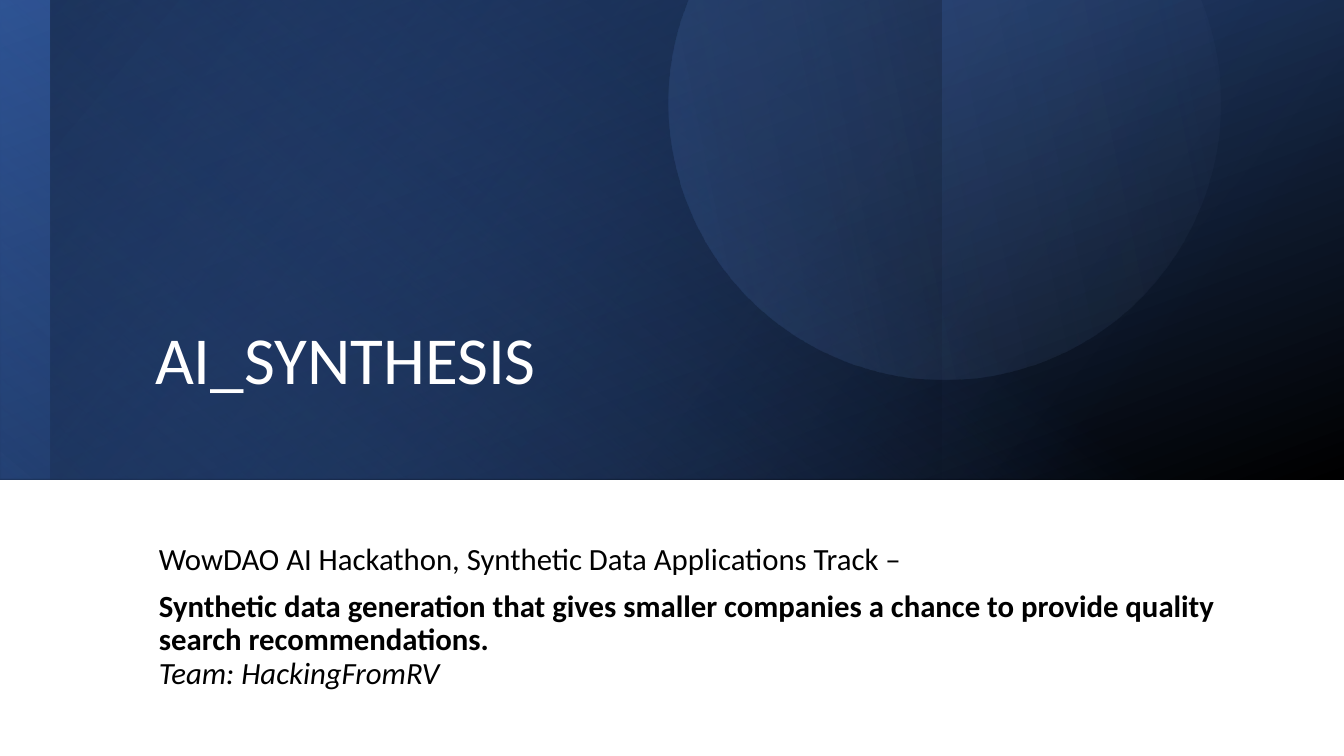
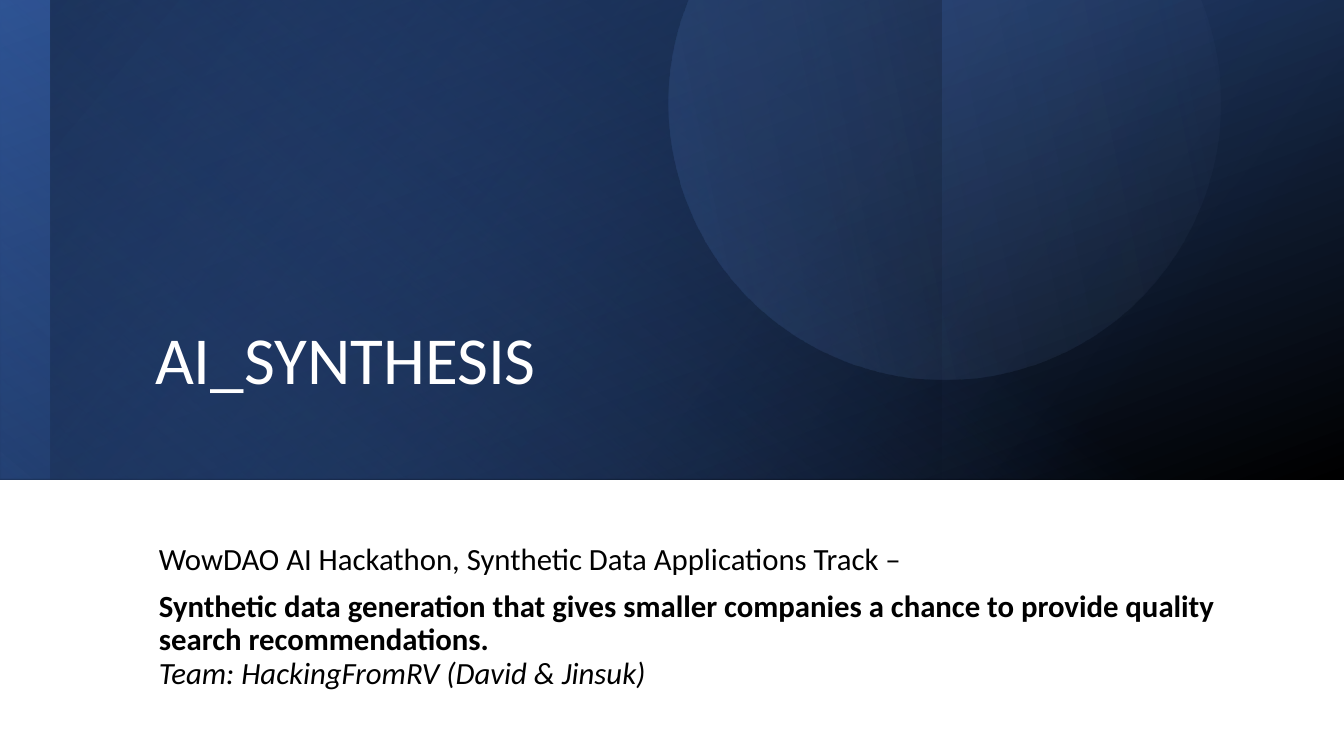
Before and after one commit to drcdev-gh/wowdao-synthdata, a slide deck: slide 1 of synthdatagen_demo.pptx. Drawn at 1344x756 pixels with LibreOffice and Linux fonts; fonts in the diff are those of the drawing. Boxes give left, top, right and bottom in pixels: in the first picture for what was removed or moved away, otherwise in the second. Text is boxed around its words. In the diff, an @@ line names an element or a change of style, - is before the commit and + after.

```diff
--- a/synthdatagen_demo.pptx
+++ b/synthdatagen_demo.pptx
@@ subtitle at <box>159,595,1213,690</box>: text changed @@
-Synthetic data generation that gives smaller companies a chance to provide quality search recommendations.
-Team: HackingFromRV
+Synthetic data generation that gives smaller companies a chance to provide quality search recommendations.
+Team: HackingFromRV (David & Jinsuk)
```
Also in this commit, not shown: 1 other slide changed.
